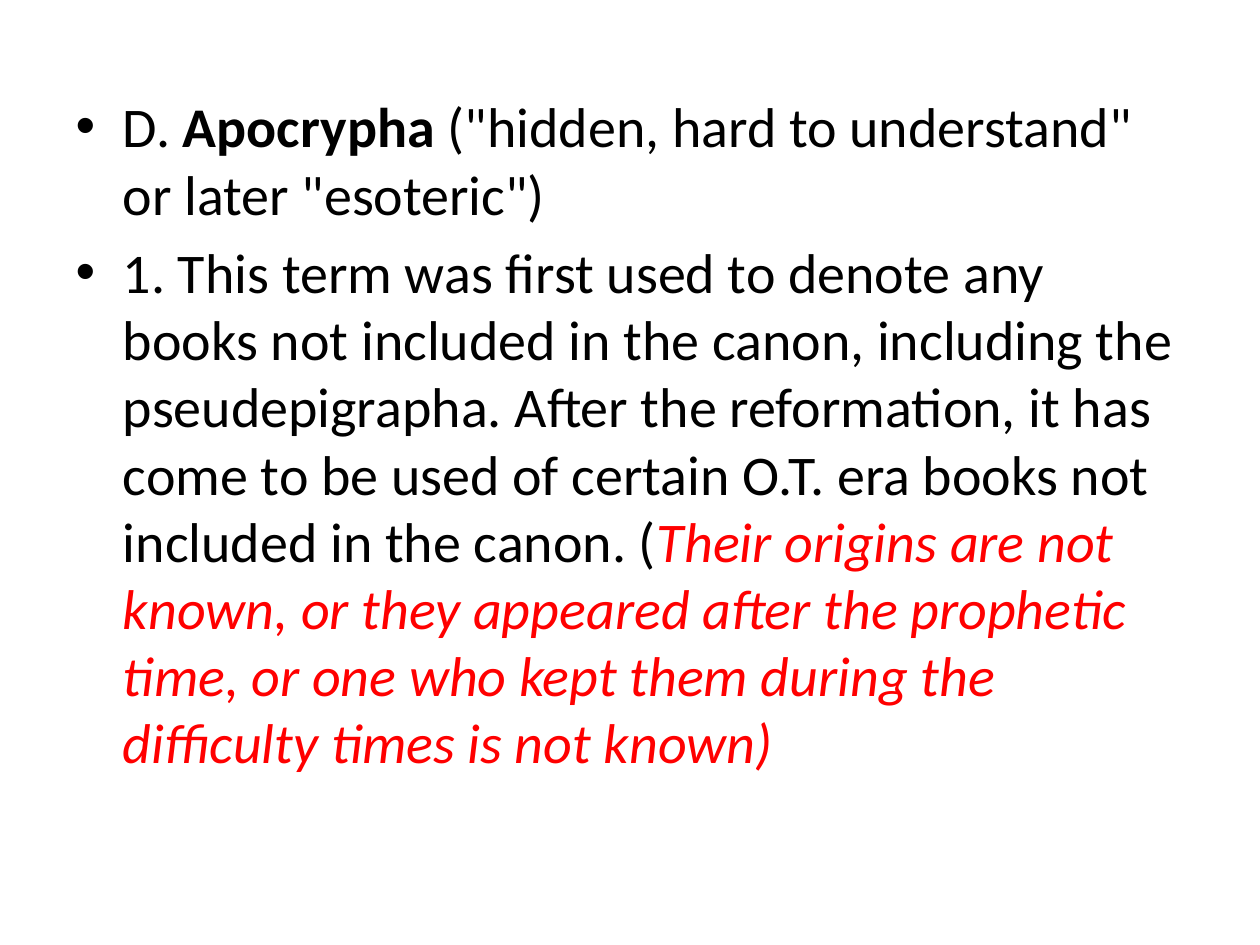
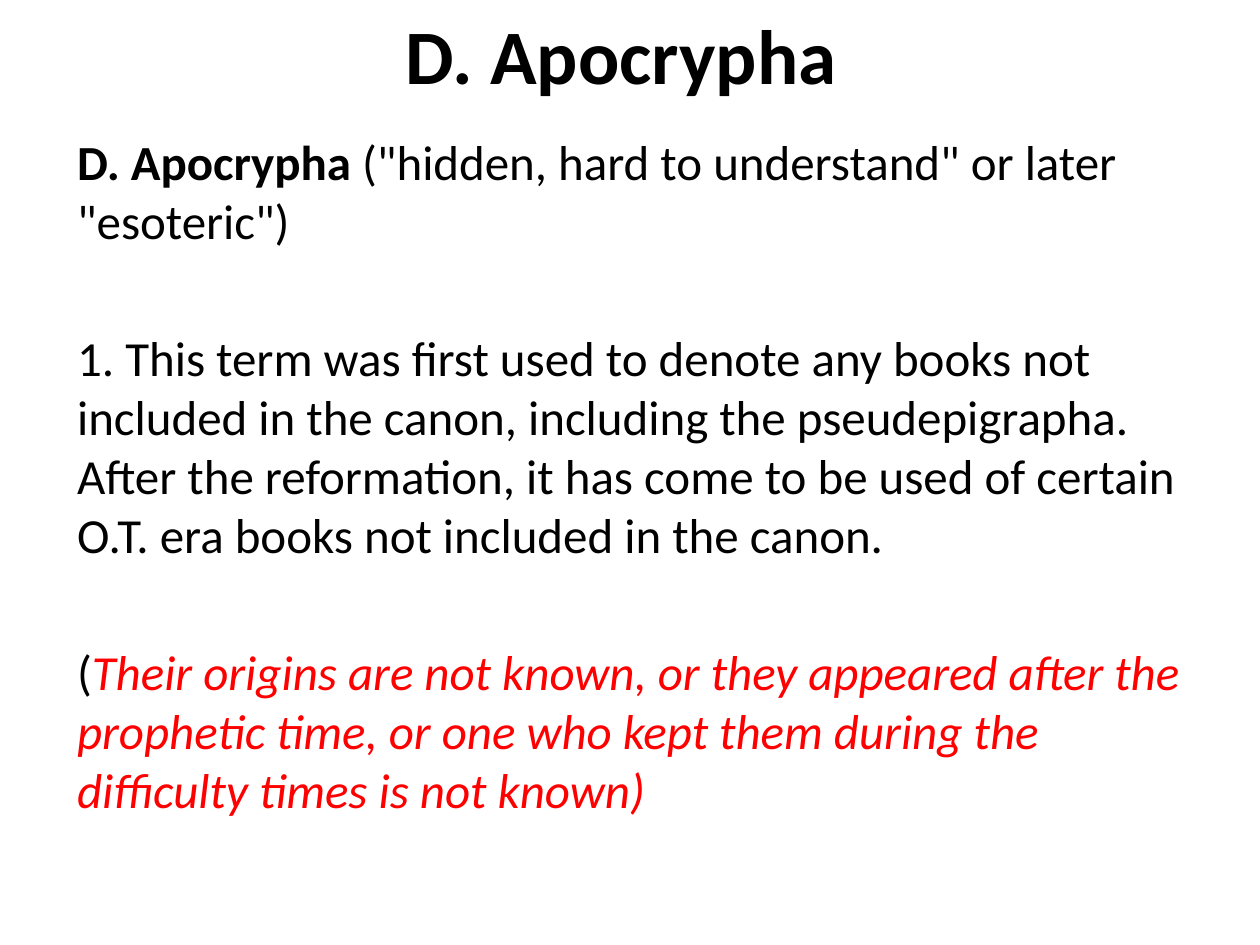
Before and after one commit to mutanganajoseph/Documents, a slide deck: slide 74 of auca/sem-1/intro-to-Bible-study/1 intro to Bible study Notes.pptx. Drawn at 1260x945 pixels with LibreOffice and Linux fonts; fonts in the diff are those of the drawing. Boxes give left, top, right and bottom in pixels: in the first picture for what was removed or moved away, otherwise in the second. Text is boxed around its words. In the diff, an @@ line names an element or a change of style, - is before the commit and + after.

```diff
--- a/auca/sem-1/intro-to-Bible-study/1 intro to Bible study Notes.pptx
+++ b/auca/sem-1/intro-to-Bible-study/1 intro to Bible study Notes.pptx
@@ title added at (405, 30, 836, 96), 44 pt, text #000000, bold @@
+D. Apocrypha
@@ text "D. Apocrypha ("hidden, hard to ...": place and size @@
-text "D. Apocrypha ("hidden, hard to ..." at (123, 106, 1172, 772)
+text "D. Apocrypha ("hidden, hard to ..." at (77, 144, 1179, 816)
@@ text at (77, 144, 1117, 246): size 32 to 28 pt in "D. Apocrypha ("hidden, hard to understand" or ..."; bold on in "D."; bullet • to none @@
@@ text at (77, 342, 1179, 816): text changed; size 32 to 28 pt @@
-• 1. This term was first used to denote any books not included in the canon, including the pseudepigrapha. After the reformation, it has come to be used of certain O.T. era books not included in the canon. (Their origins are not known, or they appeared after the prophetic time, or one who kept them during the difficulty times is not known)
+1. This term was first used to denote any books not included in the canon, including the pseudepigrapha. After the reformation, it has come to be used of certain O.T. era books not included in the canon.
+(Their origins are not known, or they appeared after the prophetic time, or one who kept them during the difficulty times is not known)
```
Also in this commit, not shown: 72 other slides changed, 5 other files.
